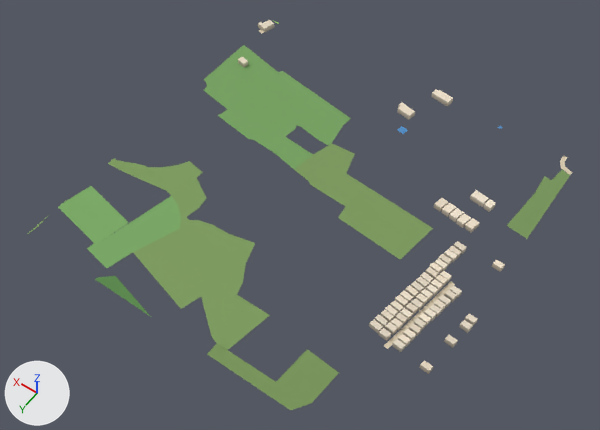
Renders of the glTF model public/assets/bengaluru-region-v1/tiles/t43_-26-l1.glb from each side of a commit.
Rendered twice from a 50 mm lens placed at (21375.0, -12198.0, 817.0), pointed at (21752.0, -12726.0, -13.0). The lights are fixed; the arrows at lower left show +X, +Y and +Z. The picture after the commit comes second. Vertices at exactly the same position are counted once.

Objects in the first picture: 'building', 'ground' and 1 more.
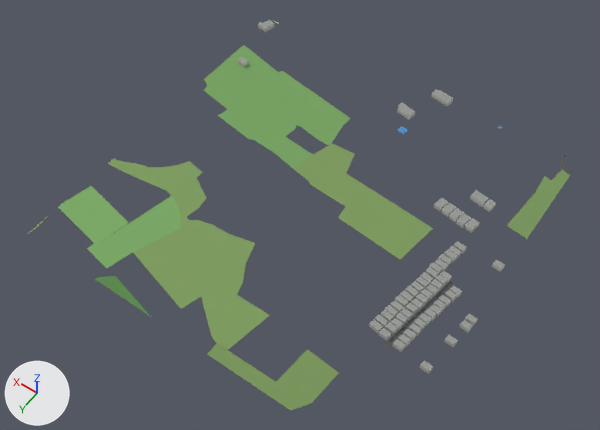
What differs and where, as boxes [x1, y1, x2, y2] in the pictures (600 x 430 px; the box of a moved part takes in the faces that stretch with it):
```json
{"part": 1, "of": "me_building", "change": "recoloured", "before": [238, 20, 505, 373], "after": [238, 20, 505, 373]}
{"part": 2, "of": "me_ground", "change": "moved or reshaped", "before": [560, 156, 572, 175], "after": [560, 156, 572, 175]}
{"part": 3, "of": "me_ground", "change": "moved or reshaped", "before": [384, 282, 455, 349], "after": [384, 282, 455, 349]}
{"part": 4, "of": "me_ground", "change": "recoloured", "before": [259, 30, 569, 299], "after": [259, 30, 569, 299]}
```

The change, as JSON lines over the scene's bpy script:
```json
{"block": "me_building", "where": "# used by ob_building; location = (21500.0, -13000.0, 0.0)"}
{"op": "remove", "block": "me_building", "code": "me_building.from_pydata(...)  # 484 vertices, 608 faces; spans x -6.0..507.0, y -7.0..379.0, z 0.0..8.0"}
{"op": "add", "block": "me_building", "code": "me_building.from_pydata(...)  # 484 vertices, 732 faces; spans x -6.0..507.0, y -7.0..379.0, z 0.0..8.0"}
{"block": "me_building", "change": "me_building part 1: 608 kept faces spanning x -6.0..507.0, y -7.0..379.0, z 0.0..8.0 get new vertex colours"}
{"block": "me_building", "change": "edits to the shape of me_building do not show in these pictures"}
{"block": "me_ground", "where": "# used by ob_ground; location = (21500.0, -13000.0, 0.0)"}
{"block": "me_ground", "where": "# before: 77 (44.0, 291.0, 1.0) at pixel (438, 299), 78 (50.0, 290.0, 1.0) at pixel (434, 296), 79 (49.0, 320.0, 1.0), 80 (54.0, 319.0, 1.0) at pixel (418, 312), 81 (53.0, 350.0, 1.0)"}
{"block": "me_ground", "where": "# before: 82 (59.0, 349.0, 1.0) at pixel (401, 329), 83 (58.0, 379.0, 1.0) at pixel (387, 349), 84 (64.0, 379.0, 1.0) at pixel (383, 346)"}
{"op": "remove", "block": "me_ground", "code": "me_ground.from_pydata(...)  # 388 vertices, 503 faces; spans x -1.0..501.0, y 0.0..500.0, z 1.0"}
{"op": "add", "block": "me_ground", "code": "me_ground.from_pydata(...)  # 388 vertices, 503 faces; spans x 0.0..500.0, y 0.0..500.0, z 1.0"}
{"block": "me_ground", "change": "me_ground part 2"}
{"op": "set", "path": "me_ground.vertices[0].co", "old": "(1.0, 27.0, 1.0)", "new": "(0.0, 27.0, 1.0)", "note": "pixel (569, 174) -> pixel (570, 175)"}
{"op": "set", "path": "me_ground.vertices[1].co", "old": "(-1.0, 21.0, 1.0)", "new": "(0.0, 21.0, 1.0)", "note": "pixel (572, 172)"}
{"op": "set", "path": "me_ground.vertices[2].co", "old": "(16.0, 22.0, 1.0)", "new": "(12.0, 17.0, 1.0)", "note": "pixel (560, 167) -> pixel (565, 166)"}
{"op": "set", "path": "me_ground.vertices[3].co", "old": "(12.0, 17.0, 1.0)", "new": "(16.0, 22.0, 1.0)", "note": "pixel (564, 166) -> pixel (560, 167)"}
{"op": "set", "path": "me_ground.vertices[4].co", "old": "(21.0, 12.0, 1.0)", "new": "(15.0, 10.0, 1.0)", "note": "pixel (559, 160) -> pixel (564, 161)"}
{"op": "set", "path": "me_ground.vertices[5].co", "old": "(15.0, 10.0, 1.0)", "new": "(21.0, 12.0, 1.0)", "note": "pixel (564, 161) -> pixel (560, 160)"}
{"op": "set", "path": "me_ground.vertices[6].co", "old": "(22.0, 5.0, 1.0)", "new": "(16.0, 6.0, 1.0)", "note": "pixel (561, 157) -> pixel (565, 159)"}
{"op": "set", "path": "me_ground.vertices[7].co", "old": "(16.0, 6.0, 1.0)", "new": "(22.0, 5.0, 1.0)", "note": "pixel (565, 159) -> pixel (561, 157)"}
{"block": "me_ground", "change": "me_ground part 3"}
{"op": "add", "block": "me_ground", "code": "for i in [78, 80, 82, 84]: me_ground.vertices[i].co += Vector((-6.0, 1.0, 0.0))"}
{"op": "add", "block": "me_ground", "code": "for i in [77, 79, 81, 83]: me_ground.vertices[i].co += Vector((6.0, -1.0, 0.0))"}
{"block": "me_ground", "change": "me_ground part 4: 4 kept faces spanning x 0.0..500.0, y 0.0..291.0, z 1.0 get new vertex colours; the middle colour goes from beige #d7c9ae to dark grey #535556"}
{"block": "me_ground", "change": "other edits to the shape of me_ground do not show in these pictures"}
```
